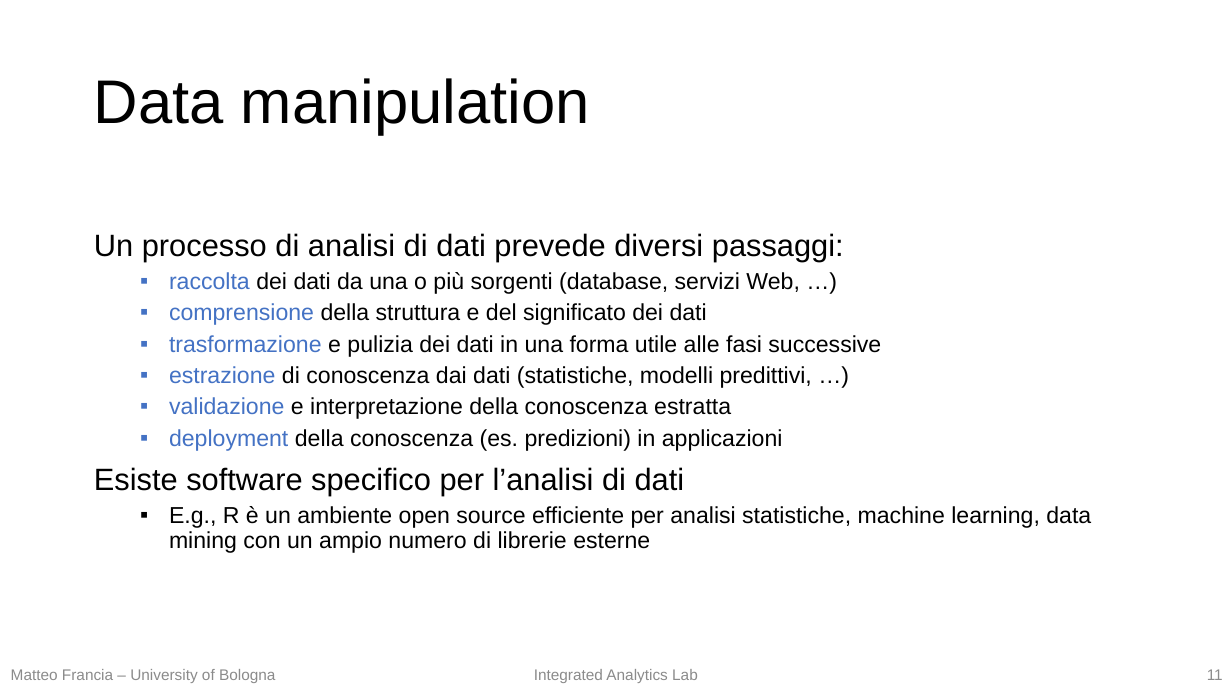
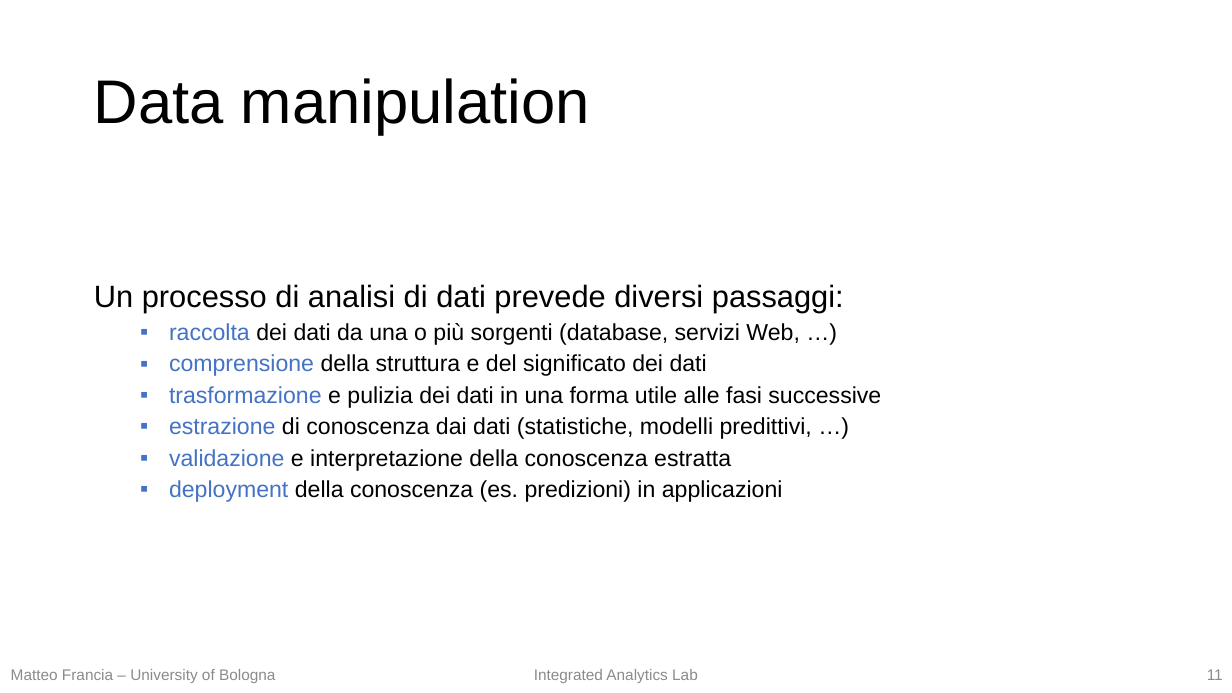
Before and after one commit to w4bo/teaching-handsondatapipelines, a slide deck: slide 11 of 01-DataPreprocessing/01-slides.pptx. Drawn at 1232x693 pixels with LibreOffice and Linux fonts; fonts in the diff are those of the drawing. Boxes give left, top, right and bottom in pixels: in the first picture for what was removed or moved away, otherwise in the second. Text is boxed around its words. In the diff, an @@ line names an element or a change of style, - is before the commit and + after.

```diff
--- a/01-DataPreprocessing/01-slides.pptx
+++ b/01-DataPreprocessing/01-slides.pptx
@@ text at (x1=94, y1=467, x2=1091, y2=553): paragraphs removed @@
-Esiste software specifico per l’analisi di dati
-  ▪ E.g., R è un ambiente open source efficiente per analisi statistiche, machine learning, data mining con un ampio numero di librerie esterne
```
Also in this commit, not shown: 13 other slides changed.
